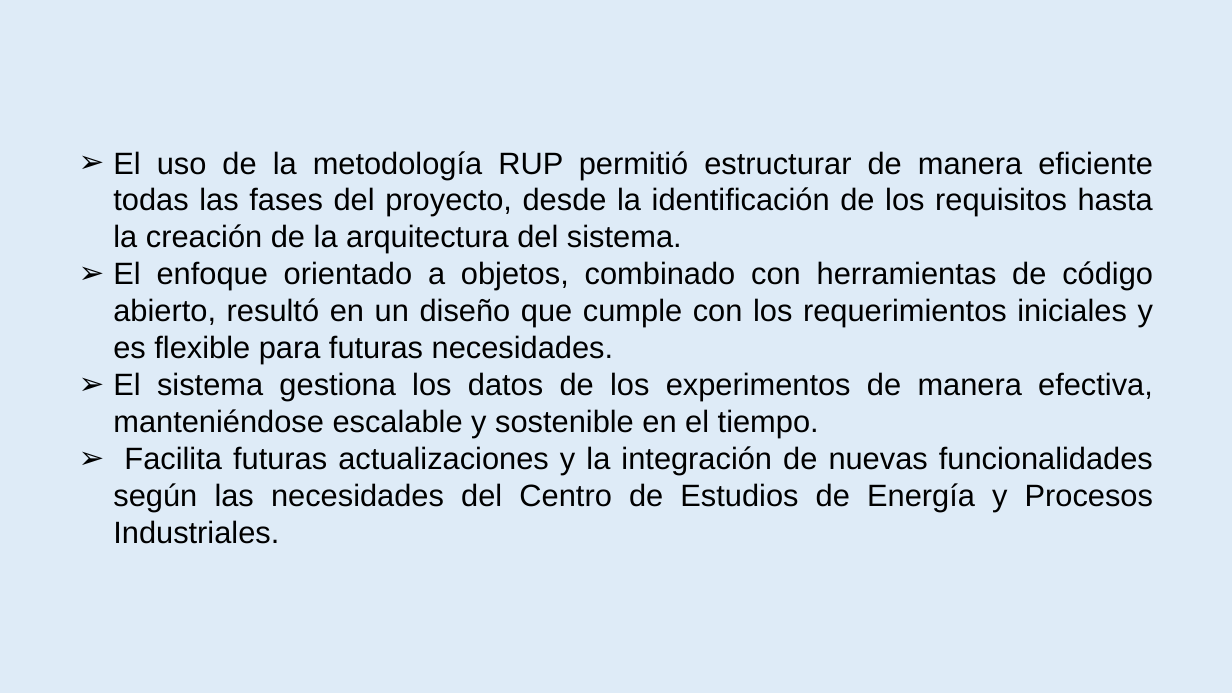
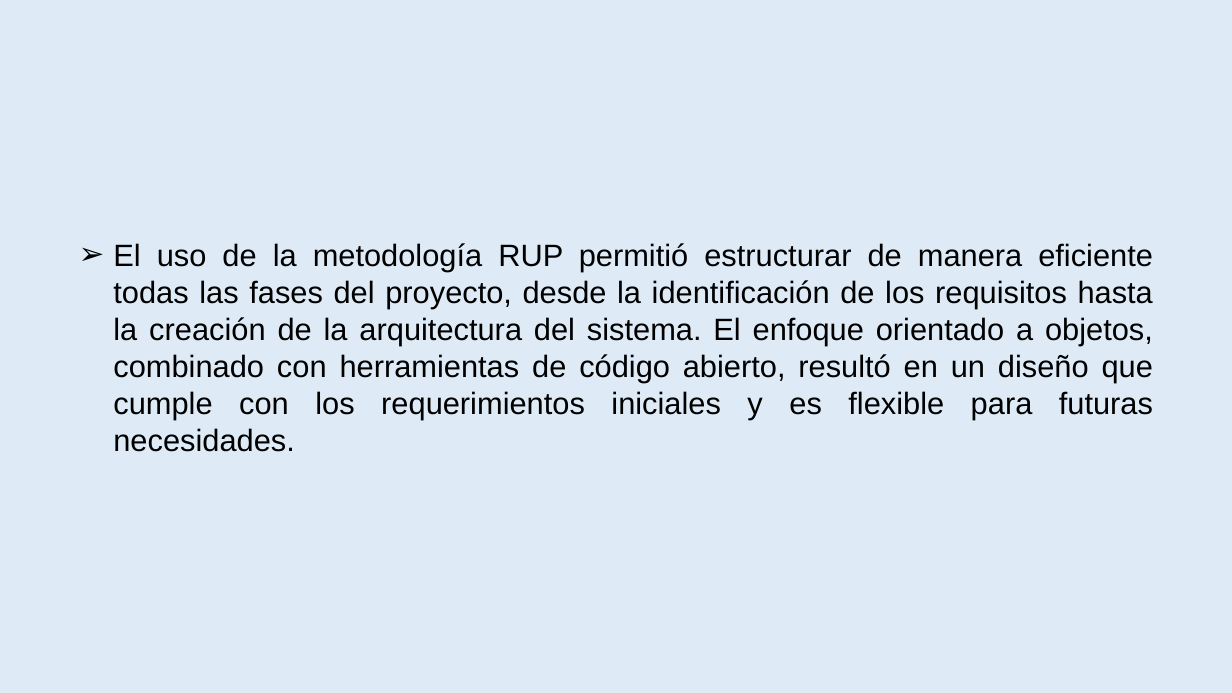
Before and after one commit to amypadron/prower_tesis, a slide deck: slide 45 of Digestión anaerobía.Original.pptx. Drawn at 1232x693 pixels with LibreOffice and Linux fonts; fonts in the diff are those of the drawing. Boxes give left, top, right and bottom in pixels: in the first picture for what was removed or moved away, otherwise in the second. Text is boxed around its words. In the diff, an @@ line names an element or a change of style, - is before the commit and + after.

```diff
--- a/Digestión anaerobía.Original.pptx
+++ b/Digestión anaerobía.Original.pptx
@@ text at box(113, 243, 1153, 452): text changed @@
-➢ El uso de la metodología RUP permitió estructurar de manera eficiente todas las fases del proyecto, desde la identificación de los requisitos hasta la creación de la arquitectura del sistema.
-➢ El enfoque orientado a objetos, combinado con herramientas de código abierto, resultó en un diseño que cumple con los requerimientos iniciales y es flexible para futuras necesidades.
-➢ El sistema gestiona los datos de los experimentos de manera efectiva, manteniéndose escalable y sostenible en el tiempo.
-➢ Facilita futuras actualizaciones y la integración de nuevas funcionalidades según las necesidades del Centro de Estudios de Energía y Procesos Industriales.
+➢ El uso de la metodología RUP permitió estructurar de manera eficiente todas las fases del proyecto, desde la identificación de los requisitos hasta la creación de la arquitectura del sistema. El enfoque orientado a objetos, combinado con herramientas de código abierto, resultó en un diseño que cumple con los requerimientos iniciales y es flexible para futuras necesidades.
```
Also in this commit, not shown: 10 other slides changed.
